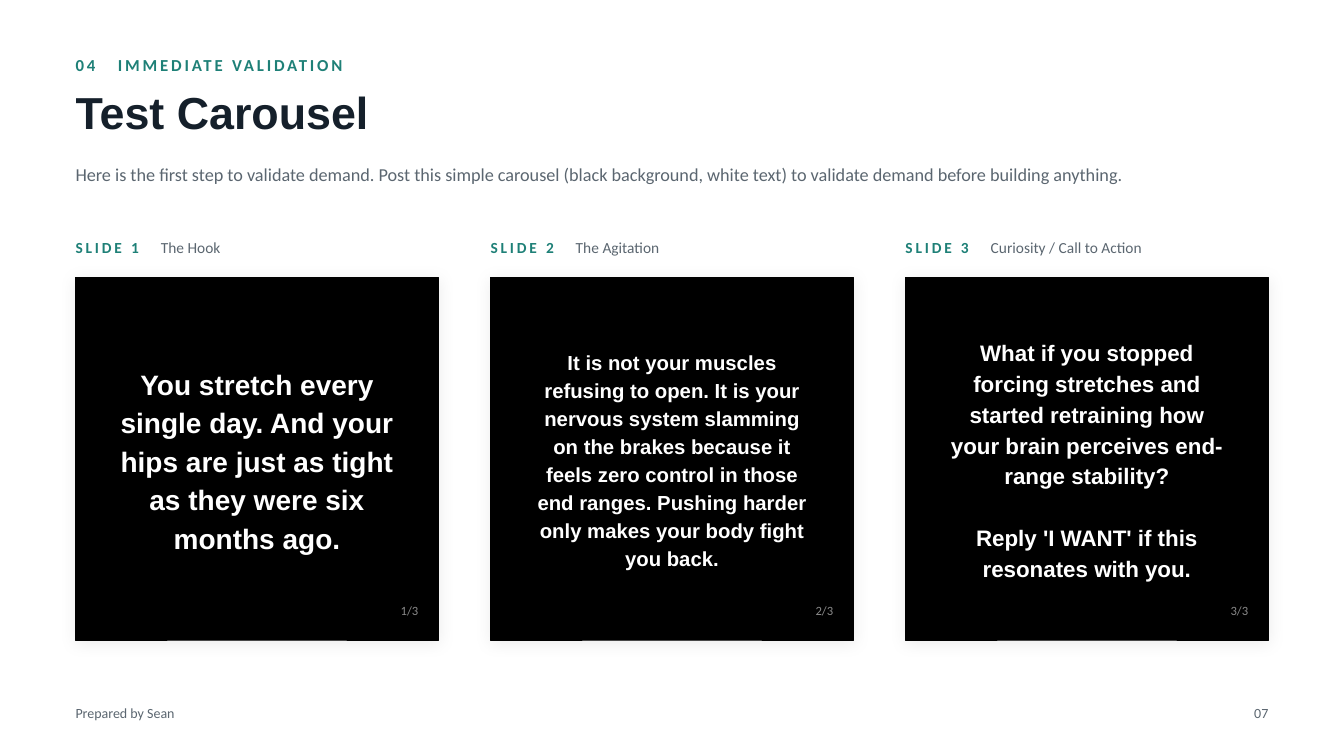
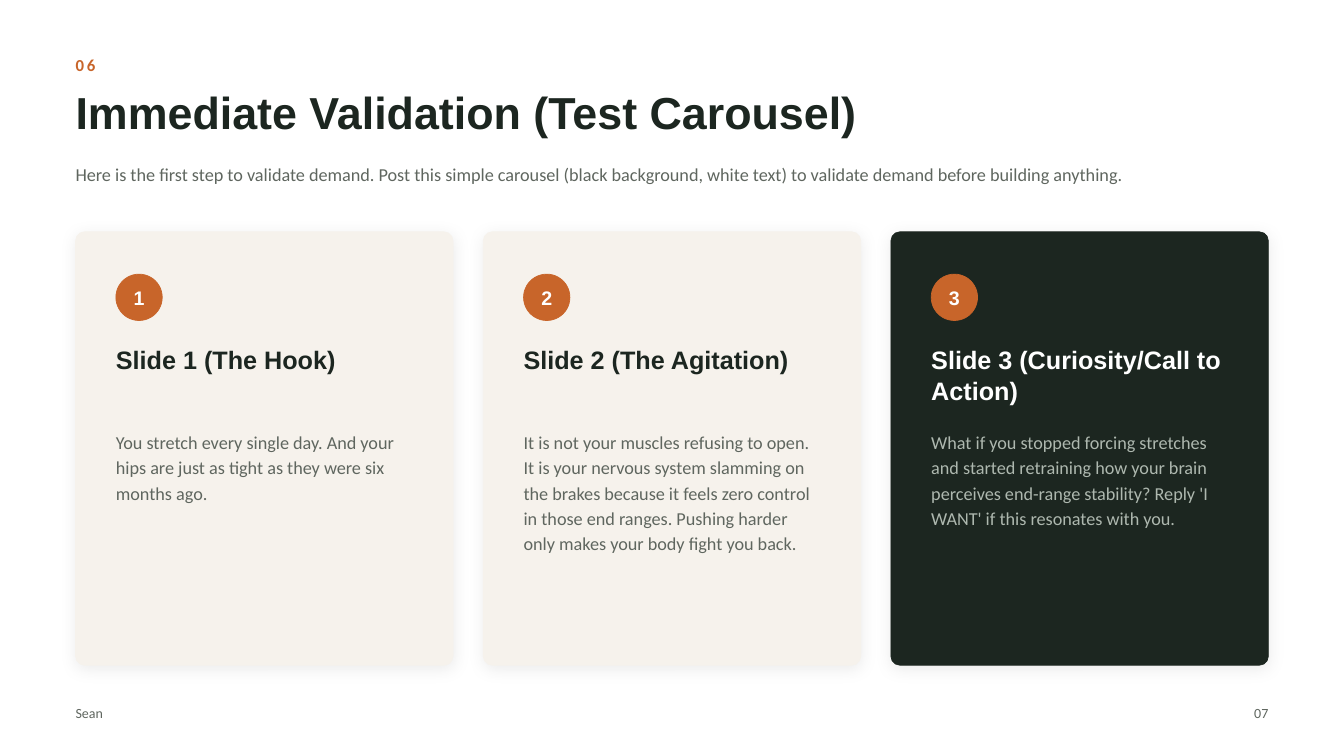
Before and after one commit to supsean/First-App-Sean, a slide deck: slide 7 of decks/mobility-audit.pptx. Drawn at 1344x756 pixels with LibreOffice and Linux fonts; fonts in the diff are those of the drawing. Boxes give left, top, right and bottom in pixels: in the first picture for what was removed or moved away, otherwise in the second. Text is boxed around its words. In the diff, an @@ line names an element or a change of style, - is before the commit and + after.

```diff
--- a/decks/mobility-audit.pptx
+++ b/decks/mobility-audit.pptx
@@ text at box(76, 59, 96, 71): text changed; text colour #1E8077 to #C8652A @@
-04 IMMEDIATE VALIDATION
+06
@@ text at box(76, 96, 857, 138): text changed; text colour #15202B to #1C2620 @@
-Test Carousel
+Immediate Validation (Test Carousel)
@@ text "Here is the first step ..." at box(76, 168, 1122, 184): text colour #5B6670 to #5F665F @@
@@ rounded rectangle added at box(76, 232, 453, 665), fill #F6F2EC, outline #F6F2EC 0.5 pt @@
@@ rounded rectangle: place and size @@
-rounded rectangle at box(491, 277, 854, 640)
+rounded rectangle at box(483, 232, 860, 665)
@@ rounded rectangle at box(483, 232, 860, 665): rectangle to rounded rectangle; fill #000000 to #F6F2EC; outline #000000 0.5 pt to #F6F2EC 0.5 pt @@
@@ rounded rectangle added at box(891, 232, 1268, 665), fill #1C2620, outline #1C2620 0.5 pt @@
@@ rectangle removed at box(76, 277, 439, 640) @@
@@ ellipse added at box(116, 274, 162, 321), fill #C8652A, outline #C8652A 0.5 pt @@
@@ text at box(134, 291, 145, 305): text changed; size 9 to 14 pt; font Calibri to Arial; text colour #8A8A8A to #FFFFFF; bold on @@
-1/3
+1
@@ ellipse added at box(523, 274, 570, 321), fill #C8652A, outline #C8652A 0.5 pt @@
@@ text at box(541, 291, 552, 305): text changed; size 9 to 14 pt; font Calibri to Arial; text colour #8A8A8A to #FFFFFF; bold on @@
-2/3
+2
@@ rectangle removed at box(905, 277, 1268, 640) @@
@@ ellipse added at box(932, 274, 978, 321), fill #C8652A, outline #C8652A 0.5 pt @@
@@ text at box(949, 291, 960, 306): text changed; size 9 to 14 pt; font Calibri to Arial; text colour #8A8A8A to #FFFFFF; bold on @@
-3/3
+3
@@ text at box(116, 350, 335, 375): text changed; size 11 to 18 pt; font Calibri to Arial; text colour #5B6670 to #1C2620; bold on @@
-SLIDE 1 The Hook
+Slide 1 (The Hook)
@@ text at box(524, 350, 788, 375): text changed; size 11 to 18 pt; font Calibri to Arial; text colour #5B6670 to #1C2620; bold on @@
-SLIDE 2 The Agitation
+Slide 2 (The Agitation)
@@ vertical alignment middle to top in 4 elements at box(931, 436, 1208, 528), box(524, 350, 788, 375), box(116, 350, 335, 375), box(931, 350, 1221, 405) @@
@@ text at box(931, 350, 1221, 405): text changed; size 11 to 18 pt; font Calibri to Arial; text colour #5B6670 to #FFFFFF; bold on @@
-SLIDE 3 Curiosity / Call to Action
+Slide 3 (Curiosity/Call to Action)
@@ text "You stretch every single day. ...": place and size @@
-text "You stretch every single day. ..." at box(121, 374, 393, 554)
+text "You stretch every single day. ..." at box(116, 436, 393, 503)
@@ text "You stretch every single day. ..." at box(116, 436, 393, 503): size 20 to 13 pt, font Arial to Calibri, text colour #FFFFFF to #5F665F, bold off; alignment centre to left; vertical alignment middle to top @@
@@ text "It is not your muscles ...": place and size @@
-text "It is not your muscles ..." at box(538, 355, 806, 571)
+text "It is not your muscles ..." at box(524, 436, 809, 553)
@@ text "It is not your muscles ..." at box(524, 436, 809, 553): size 14.5 to 13 pt, font Arial to Calibri, text colour #FFFFFF to #5F665F, bold off; alignment centre to left; vertical alignment middle to top @@
@@ text at box(931, 436, 1208, 528): text changed; size 16 to 13 pt; font Arial to Calibri; text colour #FFFFFF to #AEB8AF; bold off @@
-What if you stopped forcing stretches and started retraining how your brain perceives end-range stability?
-Reply 'I WANT' if this resonates with you.
+What if you stopped forcing stretches and started retraining how your brain perceives end-range stability? Reply 'I WANT' if this resonates with you.
@@ text at box(76, 709, 103, 718): text changed; text colour #5B6670 to #5F665F @@
-Prepared by Sean
+Sean
@@ text "07" at box(1254, 709, 1268, 718): text colour #5B6670 to #5F665F @@
```
Also in this commit, not shown: 6 other slides changed, 1 other file.
